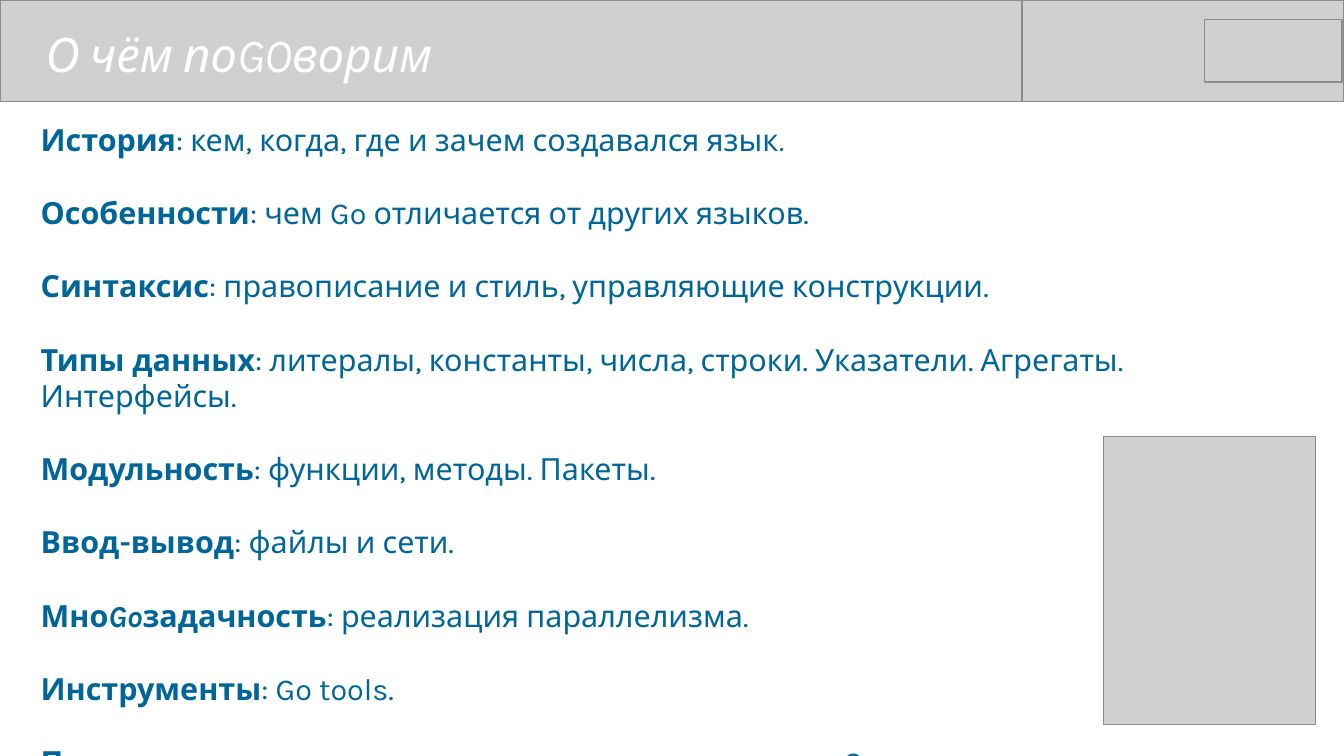
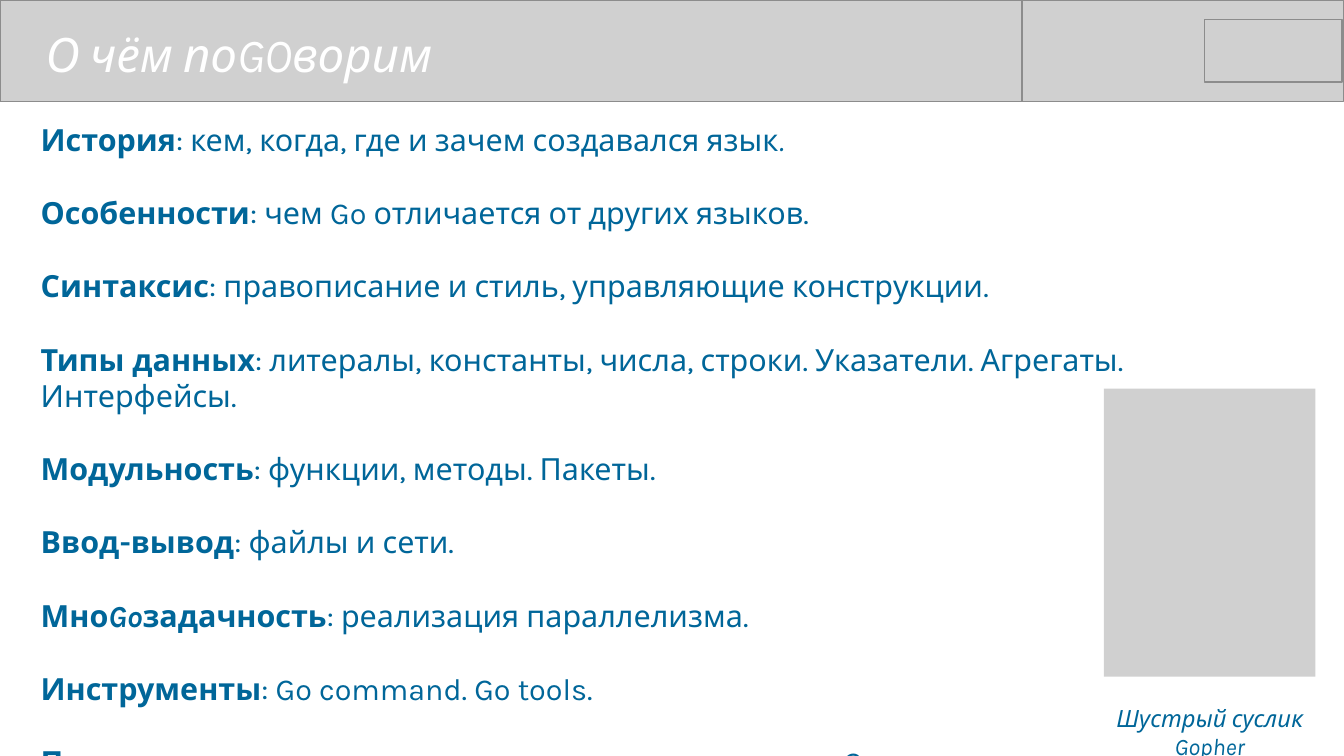
Before and after one commit to mike-shock/Go_language, a slide deck: slide 2 of Go_Intro.odp. Drawn at 1344x756 pixels with LibreOffice and Linux fonts; fonts in the diff are those of the drawing; grey boxes stand for pictures. Boxes give left, top, right and bottom in pixels: in the first picture for what was removed or moved away, otherwise in the second. Text is boxed around its words. In the diff, an @@ line names an element or a change of style, - is before the commit and + after.

```diff
--- a/Go_Intro.odp
+++ b/Go_Intro.odp
@@ picture "Шустрый суслик": place and size @@
-picture "Шустрый суслик" at [1105,437,1317,724]
+picture "Шустрый суслик" at [1105,389,1317,677]
@@ text at [41,678,593,708]: text changed; bold off @@
-Инструменты: Go tools.
+Инструменты: Go command. Go tools.
@@ text in picture at [1116,709,1303,756]: text added @@
+Шустрый суслик
+Gopher
```
Also in this commit, not shown: 4 other slides changed, 2 slides added.
